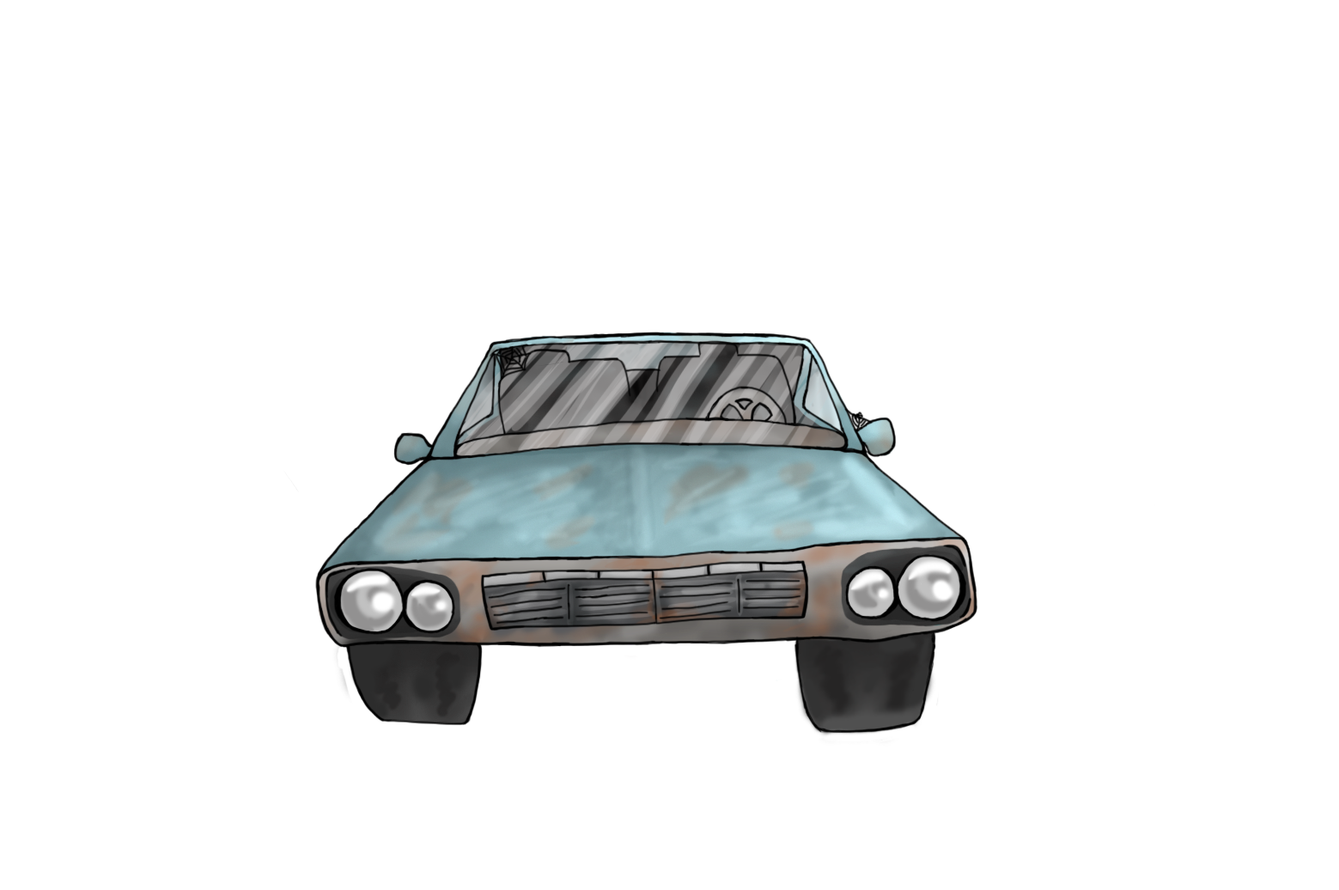
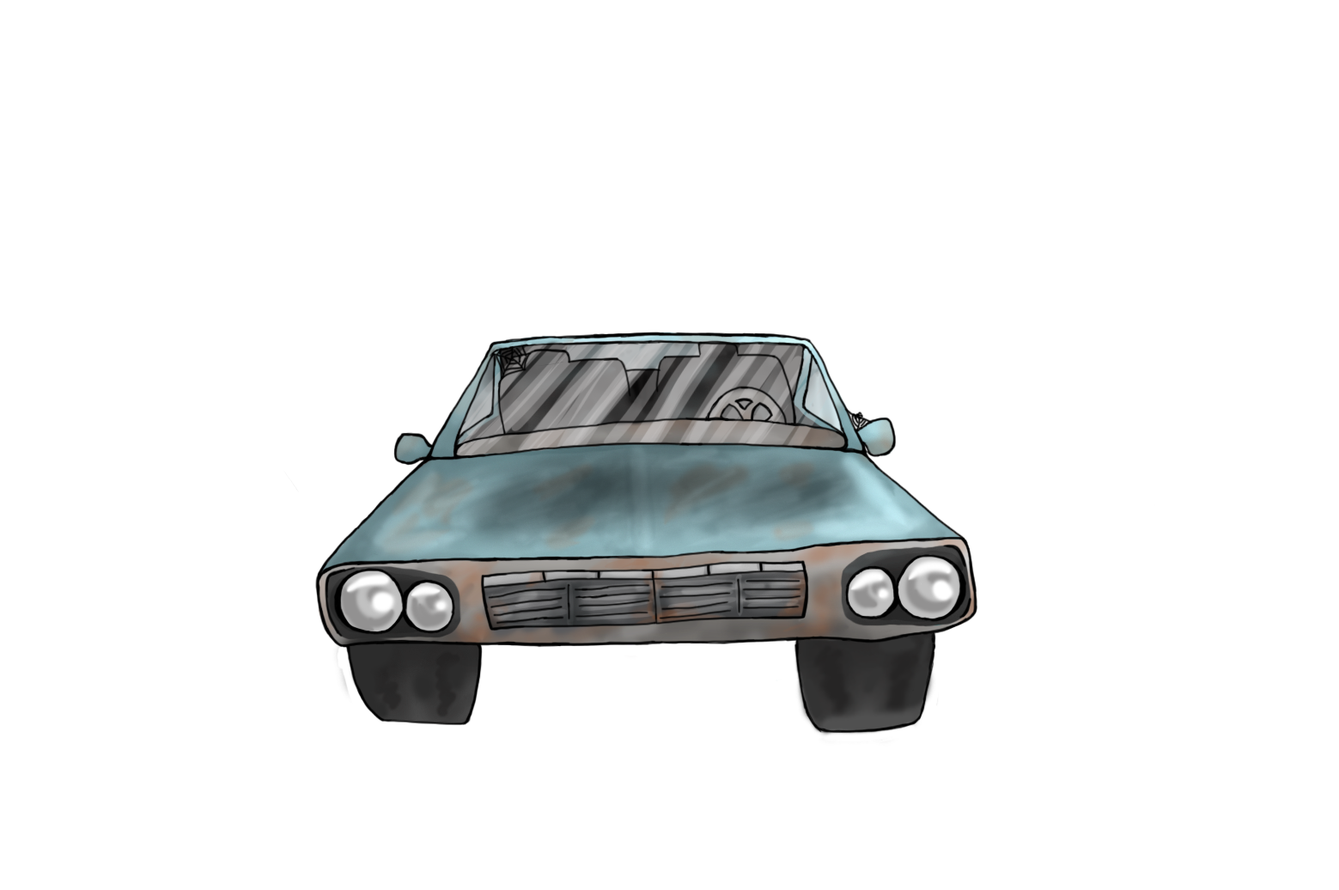
Layered file, before and after one edit (w=1339, h=890). Changes by layer:
added layer "Ebene 4" above "Ebene 3" over [436, 436, 874, 558]
